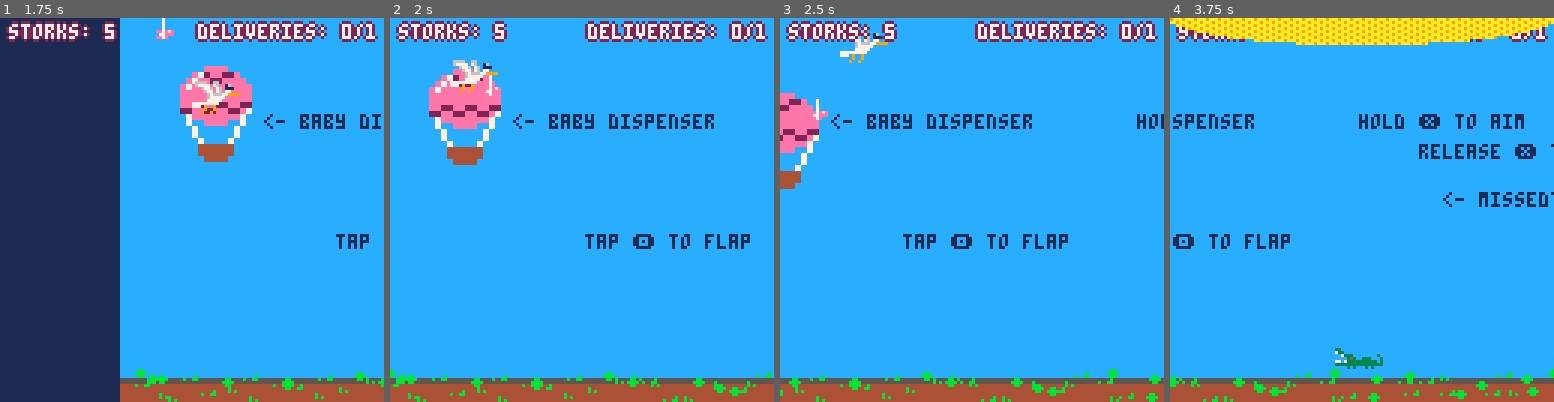
Above: before the commit, frames 1-4 (left to right).
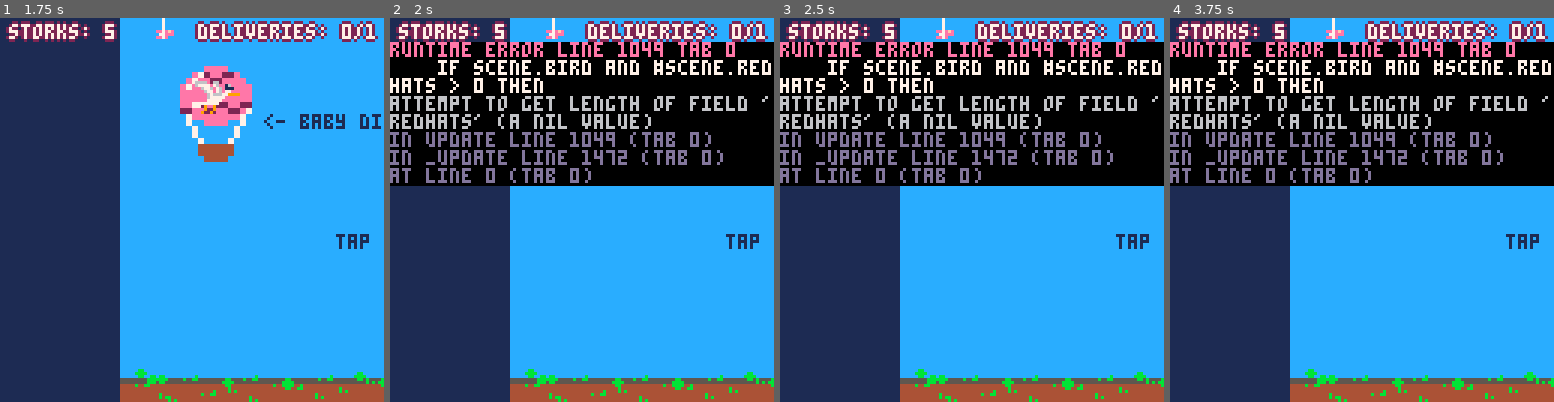
Above: after the commit, the same moments.

Repository: cheesepencil/ld53
Game: PICO-8 cartridge ld53.p8
Same seed, same stepped clock (60 frames per second), same inputs: the game is played once before the commit and once after it.
Inputs:
- Up to frame 1 (1.75 s): tap X (X key) at 0.33, 1.07 s; tap O (Z key) at 0.7, 1.7 s; hold Right from 1.6 s (still down)
- Up to frame 2 (2 s): keep holding Right; tap X (X key) at 1.85 s
- Up to frame 3 (2.5 s): release Right at 2.1 s; tap O (Z key) at 2.1 s; hold Right from 2.47 s (still down)
- Up to frame 4 (3.75 s): tap O (Z key) every 0.4 s from 2.5 to 3.7 s; tap X (X key) at 2.97 s; release Right at 3.03 s; hold Left 3.08-3.58 s

Frame 1 is identical in both runs. In frame 2, 58% of the frame differs, in the area x 0-100%, y 0-100%; in frame 3, 58%; in frame 4, 62%.
Error after the commit: runtime error line 1049 tab 0; if scene.bird and #scene.redhats > 0 then; attempt to get length of field 'redhats' (a nil value)

Commit message:
redhats working

Diff:
--- a/collisions.lua
+++ b/collisions.lua
@@ -7,6 +7,23 @@
         else
             return false
         end
+end
+
+function collide_bird_vs_bullet(bird, bullet)
+    local a1 = {
+        x = bird.x + 2,
+        w = 14,
+        y = bird.y + 4,
+        h = 4,
+    }
+    local a2 = {
+        x = bullet.x,
+        y = bullet.y,
+        h = 1,
+        w = 1,
+    }
+
+    return _collide(a1, a2)
 end
 
 function collide_bird_vs_gator(bird, gator)
--- a/redhat.lua
+++ b/redhat.lua
@@ -1,10 +1,18 @@
 REDHAT_SHOOTING_COOLDOWNS = {1, 1.5, 2, 2.5}
 REDHAT_SHOOTING_DURATION = 0.5
 REDHAT_BULLET_COOLDOWN = 0.125
+REDHAT_MOVEMENT_SPEED = 1
 
 function _redhat_get_shoot_vector(redhat)
     local bird_center = {x = redhat.bird.x + 8, y = redhat.bird.y + 8}
     local redhat_center = {x = redhat.x + 8, y = redhat.y + 8}
+
+    -- a true marksman leads a moving target
+    if bird_center.x > redhat_center.x then
+        bird_center.x += 32
+    else
+        bird_center.x -= 32
+    end
 
     local big_vector = {
         x = bird_center.x - redhat_center.x,
@@ -19,6 +27,15 @@
     }
 
     return normalized_vector
+end
+
+function _redhat_in_range(redhat)
+    if redhat.x > redhat.cam.x - 32
+        and redhat.x < redhat.cam.x + 128 + 32 then
+            return true
+        else
+            return false
+        end
 end
 
 function _redhat_update(redhat)
@@ -36,7 +53,12 @@
             })
         end
     else
-        if redhat.bird then
+        if redhat.bird and _redhat_in_range(redhat) then
+            if redhat.bird.x > redhat.x then redhat.flip = false else redhat.flip = true end
+            if redhat.x < redhat.bird.x then redhat.x += REDHAT_MOVEMENT_SPEED end
+            if redhat.x > redhat.bird.x then redhat.x -= REDHAT_MOVEMENT_SPEED end
+            redhat.x = redhat.x > redhat.max_x and redhat.max_x or redhat.x
+            redhat.x = redhat.x < redhat.min_x and redhat.min_x or redhat.x
             if t() >= redhat.next_shooting_begins then
                 redhat.shooting = true
                 redhat.shooting_ends = t() + REDHAT_SHOOTING_DURATION
@@ -46,8 +68,12 @@
         else
             redhat.next_shooting_begins = t() + rnd(REDHAT_SHOOTING_COOLDOWNS)
         end
-        -- move here if the redhat should move
     end
+
+    local speed = 4
+    local amp = 2
+    local y_offset = sin(t() * speed) * amp
+    redhat.y = redhat.start_y + y_offset
 
     for bullet in all(redhat.bullets) do
         bullet.x += bullet.vector.x * 2.5
@@ -70,6 +96,8 @@
     redhat.min_x = min_x
     redhat.max_x = max_x
     redhat.x = min_x
+    redhat.target_x = max_x
+    redhat.start_y = 112
     redhat.y = 112
     redhat.bird = bird
     redhat.cam = cam
--- a/scene.lua
+++ b/scene.lua
@@ -150,6 +150,22 @@
         _scene_kill_bird(scene, 0)
         if scene.baby and not scene.baby.dropped then
             _scene_kill_baby(scene, 0)
+        end
+    end
+
+    -- bird vs bullets
+    if scene.bird and #scene.redhats > 0 then
+        for redhat in all(scene.redhats) do
+            local broken = false
+            for bullet in all(redhat.bullets) do
+                local collision = collide_bird_vs_bullet(scene.bird, bullet)
+                if collision then
+                    _scene_kill_bird(scene)
+                    broken = true
+                    break
+                end
+            end
+            if broken then break end
         end
     end
 
